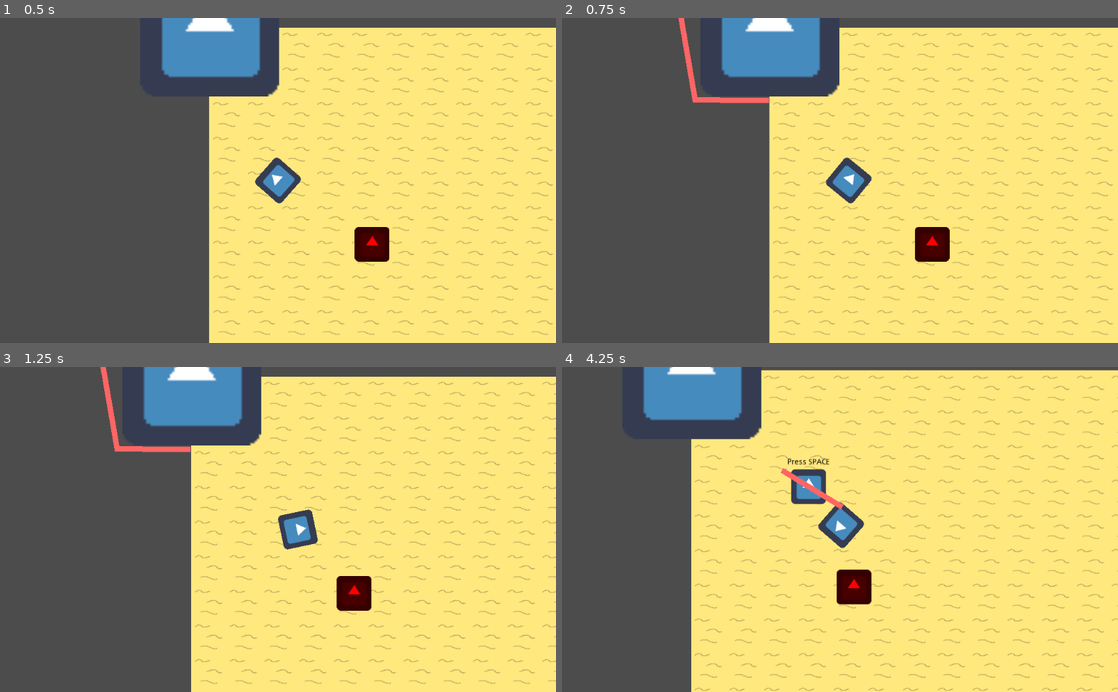
Above: before the commit, frames 1-4 (two rows, left to right).
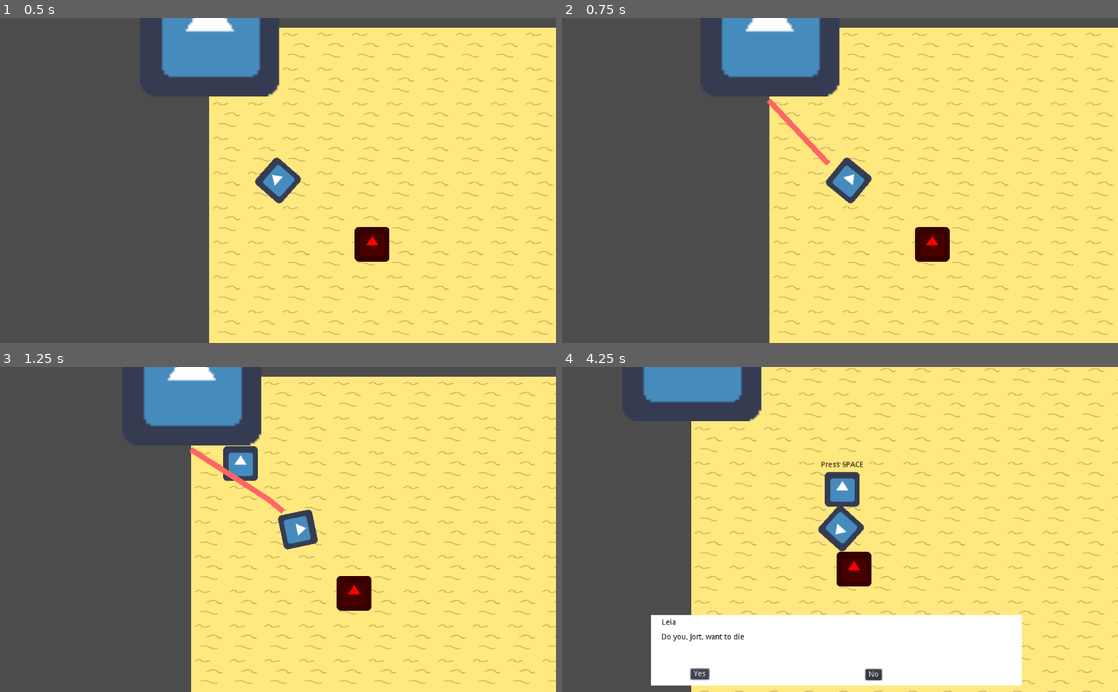
Above: after the commit, the same moments.

Repository: JortvD/ld49
Game: Godot game, scene res://scenes/MainScene.tscn
The game is run twice, just before and just after one commit, with the same random seed, the same clock (stepped at 60 frames per second) and the same inputs. The engine's default icon, where the game draws it, is replaced by a stand-in: a white triangle on a blue panel in a dark square.
Inputs (mouse positions are in pixels of both pictures, inside the frame that each line leads up to):
- Up to frame 1 (0.5 s): no input
- Up to frame 2 (0.75 s): tap Enter at 0.5 s; move the mouse to (962, 164) at 0.52 s; hold Right (ui_right) from 0.53 s (still down); hold 1 (ui_1) from 0.53 s (still down)
- Up to frame 3 (1.25 s): keep holding Right (ui_right); keep holding 1 (ui_1); tap Space at 0.77 s; tap 3 (ui_3) at 0.8 s
- Up to frame 4 (4.25 s): move the mouse to (728, 545) at 1.27 s; release Right (ui_right) at 1.28 s; release 1 (ui_1) at 1.28 s; hold Down (ui_down) 1.28-2.03 s; tap 3 (ui_3) at 1.35, 3.05 s; tap Space at 1.52, 3.02 s; tap Q (ui_q, bound only after the commit) at 1.55 s; move the mouse to (895, 458) at 2.02 s; hold Right (ui_right) 2.03-2.78 s; hold Q (ui_q, bound only after the commit) 2.03-2.78 s; tap 1 (ui_1) at 2.3, 2.85 s; move the mouse to (812, 594) at 2.77 s; hold Up (ui_up) 2.78-3.5 s; click (706, 672) at 3.5 s, where only the run after the commit has a clickable "Continue"

Frame 1 is identical in both runs. In frame 2, 0.8% of the frame differs, in the area x 20-49%, y 0-46%; in frame 3, 1.5%; in frame 4, 25%, in the area x 14-100%, y 0-100%.

Commit message:
pls work

Diff:
--- a/Player/Player.gd
+++ b/Player/Player.gd
@@ -4,12 +4,15 @@
 export var rotation_speed = 5
 var velocity = Vector2()
 var health = 100
-var reputation_rojo
-var reputation_Arizona
+var reputation_rojo = 50
+var reputation_Arizona = 50
+onready var BULLET = preload("res://objects/Bullet.tscn")
 
 func get_input():
 	velocity = Vector2()
 
+	if Input.is_action_pressed("ui_q"):
+		shoot()
 	if Input.is_action_pressed("ui_right") or Input.is_action_pressed("ui_d"):
 		velocity.x += 1
 	if Input.is_action_pressed("ui_left") or Input.is_action_pressed("ui_a"):
@@ -37,3 +40,8 @@
 
 func playerDead():
 	get_tree().reload_current_scene()
+
+func shoot():
+	var b = BULLET.instance()
+	owner.add_child(b)
+	b.transform = self.global_transform
--- a/npc/NPC.gd
+++ b/npc/NPC.gd
@@ -3,6 +3,7 @@
 var DISTANCE_TO_CLOSE = 100
 
 var child
+enum mood {HAPPY, BLOODTHIRSTY, SCARED}
 var speed = 50
 var path : = PoolVector2Array()
 var player_close = false
--- /dev/null
+++ b/objects/Bullet.gd
@@ -0,0 +1,11 @@
+extends Area2D
+
+var speed = 750
+
+func _physics_process(delta):
+	position += transform.x * speed * delta
+
+func _on_Bullet_body_entered(body):
+	if body.is_in_group("NPC"):
+		body.queue_free()
+	queue_free()
--- /dev/null
+++ b/objects/Bullet.tscn
@@ -0,0 +1,17 @@
+[gd_scene load_steps=4 format=2]
+
+[ext_resource path="res://icon.png" type="Texture" id=1]
+[ext_resource path="res://objects/Bullet.gd" type="Script" id=2]
+
+[sub_resource type="RectangleShape2D" id=1]
+
+[node name="Bullet" type="Area2D"]
+script = ExtResource( 2 )
+
+[node name="Sprite" type="Sprite" parent="."]
+scale = Vector2( 0.5, 0.5 )
+texture = ExtResource( 1 )
+
+[node name="CollisionShape2D" type="CollisionShape2D" parent="."]
+scale = Vector2( 1.5, 1.5 )
+shape = SubResource( 1 )
--- a/project.godot
+++ b/project.godot
@@ -80,6 +80,11 @@
 "events": [ Object(InputEventKey,"resource_local_to_scene":false,"resource_name":"","device":0,"alt":false,"shift":false,"control":false,"meta":false,"command":false,"pressed":false,"scancode":51,"unicode":0,"echo":false,"script":null)
  ]
 }
+ui_q={
+"deadzone": 0.5,
+"events": [ Object(InputEventKey,"resource_local_to_scene":false,"resource_name":"","device":0,"alt":false,"shift":false,"control":false,"meta":false,"command":false,"pressed":false,"scancode":81,"unicode":0,"echo":false,"script":null)
+ ]
+}
 
 [physics]
 
--- a/scenes/MainScene.gd
+++ b/scenes/MainScene.gd
@@ -6,11 +6,13 @@
 			var path = $Navigation2D.get_simple_path($NPC.position, Vector2(-192,-192)) # position it will go to
 			$Line2D.points = path	#TESTING PURPOSES creates line showing its path
 			$NPC.path = path		#creates the path for the entity
+			$Player.reputation_rojo = 5
 		if Input.is_action_pressed("ui_2"):
 			var path = $Navigation2D.get_simple_path($NPC.position, Vector2(256,192))
 			$Line2D.points = path
 			$NPC.path = path
-		if Input.is_action_pressed("ui_3"):
+		if $Player.reputation_rojo <= 10:
+			$NPC.speed = 310
 			var path = $Navigation2D.get_simple_path($NPC.position, $Player.position)
 			$Line2D.points = path
 			$NPC.path = path
